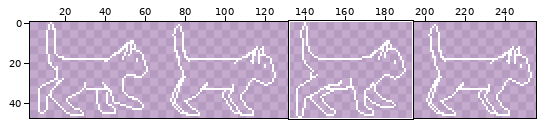
Two versions of one sprite sheet, Assets/Originals/Tiger Walking.png. The first picture is a wide view before the edit; the outline marks the close-up.
Close-up. First the earlier version:
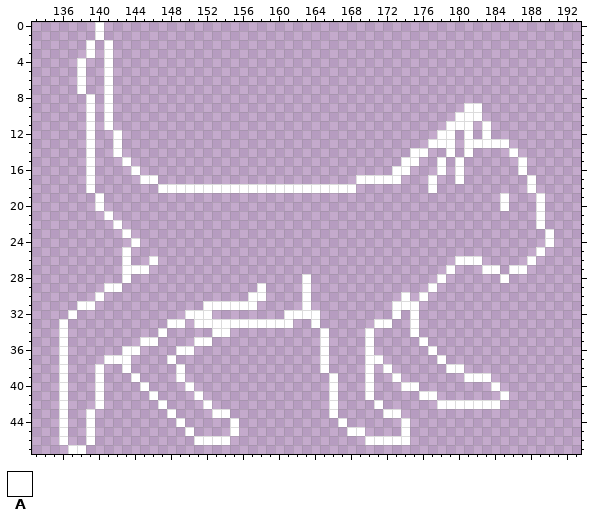
The file is 256x48 pixels. Shown: x 133..193, y 0..47. The wide view leaves out empty margins. The commit also changed other parts of the picture, which this record leaves out.
Palette (. is transparent): A #ffffff
The result:
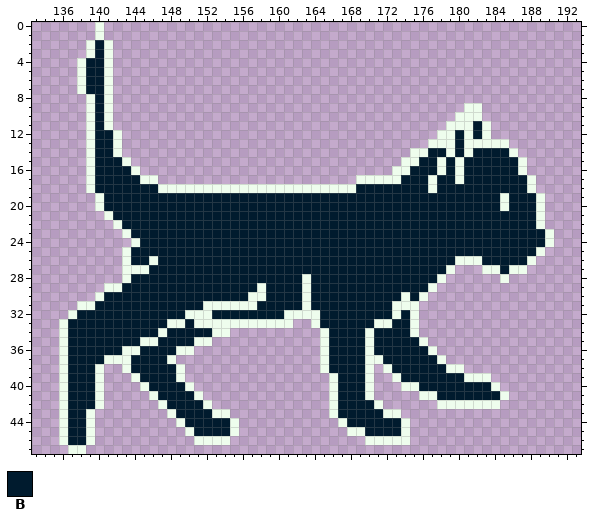
Colours new in this view: B #001b2e
The exact change:
@@ palette @@
-A #ffffff
+A #eefded
@@ x 133..193 @@
  1 .......A.....................................................
- 2 ......A.A....................................................
- 3 ......A.A....................................................
- 4 .....A..A....................................................
- 5 .....A..A....................................................
- 6 .....A..A....................................................
- 7 .....A..A....................................................
- 8 ......A.A....................................................
- 9 ......A.A.......................................AA...........
-10 ......A.A......................................AAA...........
-11 ......A.A.....................................AAA.A..........
-12 ......A..A...................................AA.A.A..........
-13 ......A..A..................................AAA.AAAAA........
-14 ......A..A................................AA..A.A....A.......
-15 ......A...A..............................AA..A.A......A......
-16 ......A....A............................AA...A.A......A......
-17 ......A.....AA......................AAAAA...A..A.......A.....
-18 ......A.......AAAAAAAAAAAAAAAAAAAAAA........A..........A.....
-19 .......A............................................A...A....
-20 .......A............................................A...A....
-21 ........A...............................................A....
-22 .........A..............................................A....
-23 ..........A..............................................A...
-24 ...........A.............................................A...
-25 ..........A.............................................A....
-26 ..........A..A.................................AAA.....A.....
-27 ..........AAA.................................A...AA.AA......
-28 ..........A...................A..............A......A........
-29 ........AA...............A....A.............A................
-30 .......A................AA....A..........A.A.................
-31 .....AA............AAAAAA.....A.........AAA..................
-32 ....A............AAA........AAAA........A.A..................
-33 ...A...........AA.AAAAAAAAAAA..A......AA..A..................
-34 ...A..........A.....AA..........A....A....A..................
-35 ...A........AA....AA............A....A.....A.................
-36 ...A......AA....AA..............A....A......A................
-37 ...A....AAA....A................A....AA......A...............
-38 ...A...A..A.....A...............A....A.A......AA.............
-39 ...A...A...A....A................A...A..A.......AAA..........
-40 ...A...A....A....A...............A...A...AA........A.........
-41 ...A...A.....A....A..............A...A.....AA.......A........
-42 ...A...A......A....A.............A....A......AAAAAAA.........
-43 ...A..A........A....AA...........A.....AA....................
-44 ...A..A.........A.....A...........A......A...................
-45 ...A..A..........A....A............AA....A...................
-46 ...A..A...........AAAA...............AAAAA...................
+ 2 ......ABA....................................................
+ 3 ......ABA....................................................
+ 4 .....ABBA....................................................
+ 5 .....ABBA....................................................
+ 6 .....ABBA....................................................
+ 7 .....ABBA....................................................
+ 8 ......ABA....................................................
+ 9 ......ABA.......................................AA...........
+10 ......ABA......................................AAA...........
+11 ......ABA.....................................AAABA..........
+12 ......ABBA...................................AABABA..........
+13 ......ABBA..................................AAABAAAAA........
+14 ......ABBA................................AABBABABBBBA.......
+15 ......ABBBA..............................AABBABABBBBBBA......
+16 ......ABBBBA............................AABBBABABBBBBBA......
+17 ......ABBBBBAA......................AAAAABBBABBABBBBBBBA.....
+18 ......ABBBBBBBAAAAAAAAAAAAAAAAAAAAAABBBBBBBBABBBBBBBBBBA.....
+19 .......ABBBBBBBBBBBBBBBBBBBBBBBBBBBBBBBBBBBBBBBBBBBBABBBA....
+20 .......ABBBBBBBBBBBBBBBBBBBBBBBBBBBBBBBBBBBBBBBBBBBBABBBA....
+21 ........ABBBBBBBBBBBBBBBBBBBBBBBBBBBBBBBBBBBBBBBBBBBBBBBA....
+22 .........ABBBBBBBBBBBBBBBBBBBBBBBBBBBBBBBBBBBBBBBBBBBBBBA....
+23 ..........ABBBBBBBBBBBBBBBBBBBBBBBBBBBBBBBBBBBBBBBBBBBBBBA...
+24 ...........ABBBBBBBBBBBBBBBBBBBBBBBBBBBBBBBBBBBBBBBBBBBBBA...
+25 ..........ABBBBBBBBBBBBBBBBBBBBBBBBBBBBBBBBBBBBBBBBBBBBBA....
+26 ..........ABBABBBBBBBBBBBBBBBBBBBBBBBBBBBBBBBBBAAABBBBBA.....
+27 ..........AAABBBBBBBBBBBBBBBBBBBBBBBBBBBBBBBBBA...AABAA......
+28 ..........ABBBBBBBBBBBBBBBBBBBABBBBBBBBBBBBBBA......A........
+29 ........AABBBBBBBBBBBBBBBABBBBABBBBBBBBBBBBBA................
+30 .......ABBBBBBBBBBBBBBBBAABBBBABBBBBBBBBBABA.................
+31 .....AABBBBBBBBBBBBAAAAAABBBBBABBBBBBBBBAAA..................
+32 ....ABBBBBBBBBBBBAAABBBBBBBBAAAABBBBBBBBABA..................
+33 ...ABBBBBBBBBBBAABAAAAAAAAAAA..ABBBBBBAABBA..................
+34 ...ABBBBBBBBBBABBBBBAA..........ABBBBABBBBA..................
+35 ...ABBBBBBBBAABBBBAA............ABBBBABBBBBA.................
+36 ...ABBBBBBAABBBBAA..............ABBBBABBBBBBA................
+37 ...ABBBBAAABBBBA................ABBBBAABBBBBBA...............
+38 ...ABBBA..ABBBBBA...............ABBBBA.ABBBBBBAA.............
+39 ...ABBBA...ABBBBA................ABBBA..ABBBBBBBAAA..........
+40 ...ABBBA....ABBBBA...............ABBBA...AABBBBBBBBA.........
+41 ...ABBBA.....ABBBBA..............ABBBA.....AABBBBBBBA........
+42 ...ABBBA......ABBBBA.............ABBBBA......AAAAAAA.........
+43 ...ABBA........ABBBBAA...........ABBBBBAA....................
+44 ...ABBA.........ABBBBBA...........ABBBBBBA...................
+45 ...ABBA..........ABBBBA............AABBBBA...................
+46 ...ABBA...........AAAA...............AAAAA...................
 47 ....AA.......................................................
Changed places in both close-ups, as pixel boxes (x1, y1, x2, y2):
changed: (59, 22, 554, 454)
